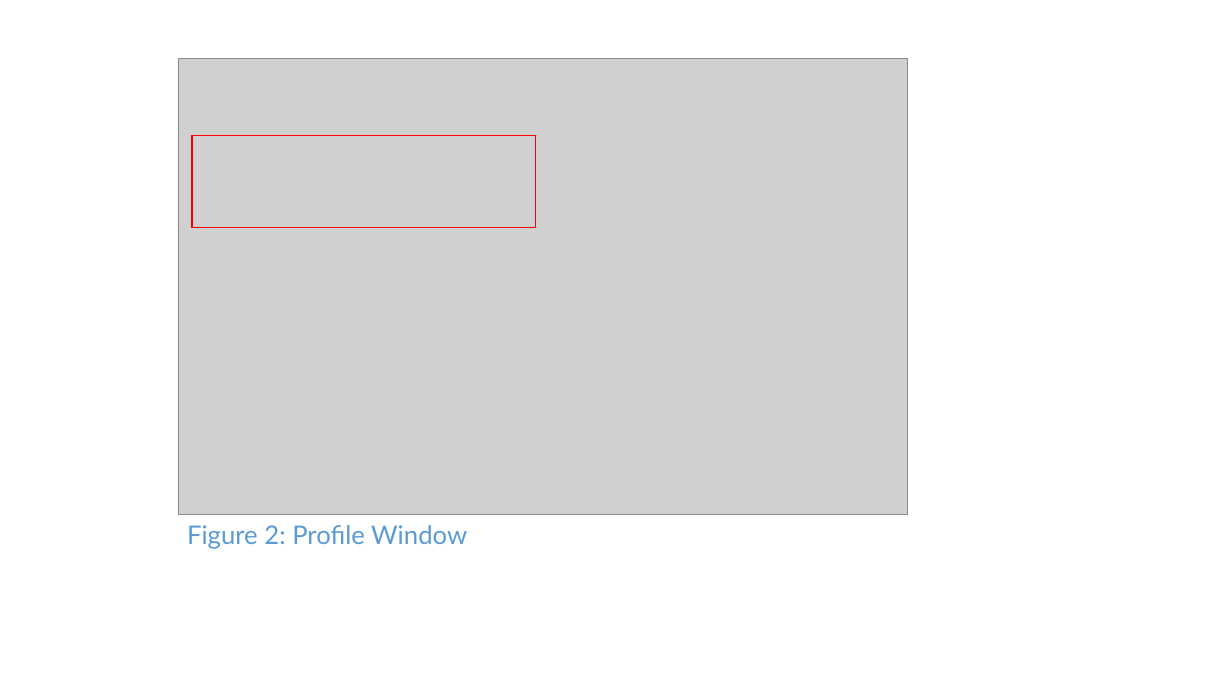
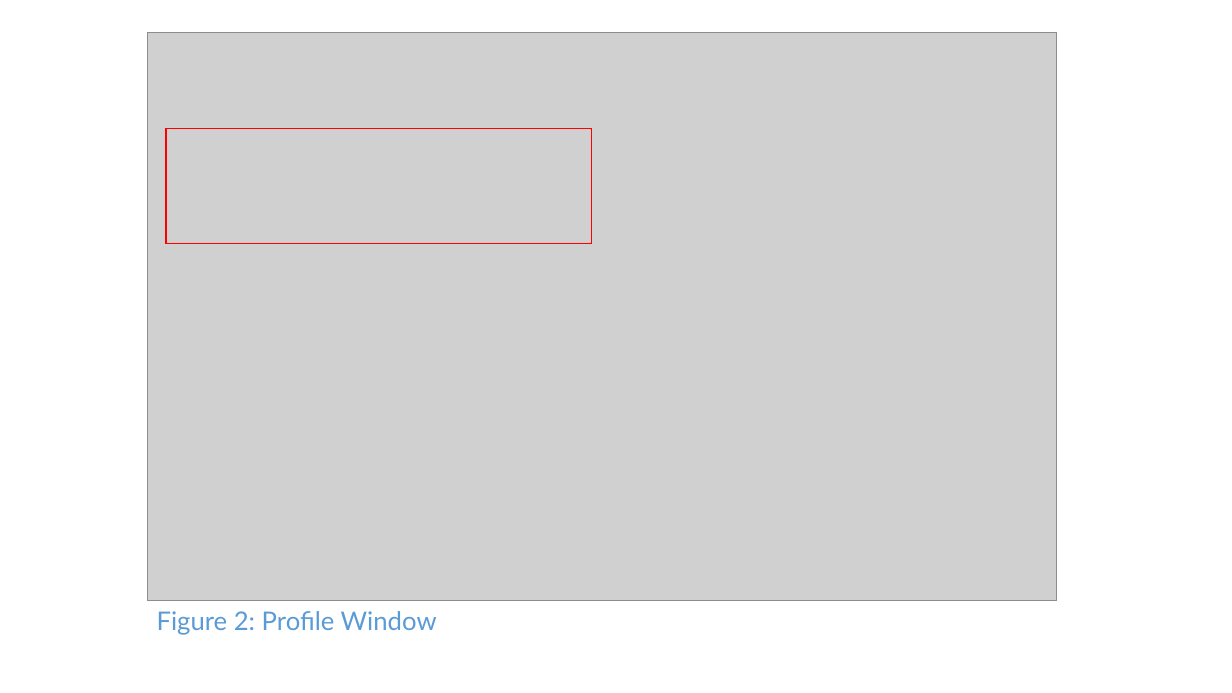
Before and after one commit to CS2103AUG2016-W11-C1/main, a slide deck: slide 2 of doc/DeveloperGuide.pptx. Drawn at 1232x693 pixels with LibreOffice and Linux fonts; fonts in the diff are those of the drawing; grey boxes stand for pictures. Boxes give left, top, right and bottom in pixels: in the first picture for what was removed or moved away, otherwise in the second. Text is boxed around its words. In the diff, an @@ line names an element or a change of style, - is before the commit and + after.

```diff
--- a/doc/DeveloperGuide.pptx
+++ b/doc/DeveloperGuide.pptx
@@ picture: place and size @@
-picture at box(178, 58, 909, 515)
+picture at box(148, 32, 1057, 601)
@@ rectangle: place and size @@
-rectangle at box(192, 136, 536, 227)
+rectangle at box(166, 128, 592, 243)
@@ text "Figure 2: Profile Window": place and size @@
-text "Figure 2: Profile Window" at box(187, 525, 467, 549)
+text "Figure 2: Profile Window" at box(157, 611, 437, 635)
```
Also in this commit, not shown: 2 other slides changed, 2 slides added, 16 other files.
